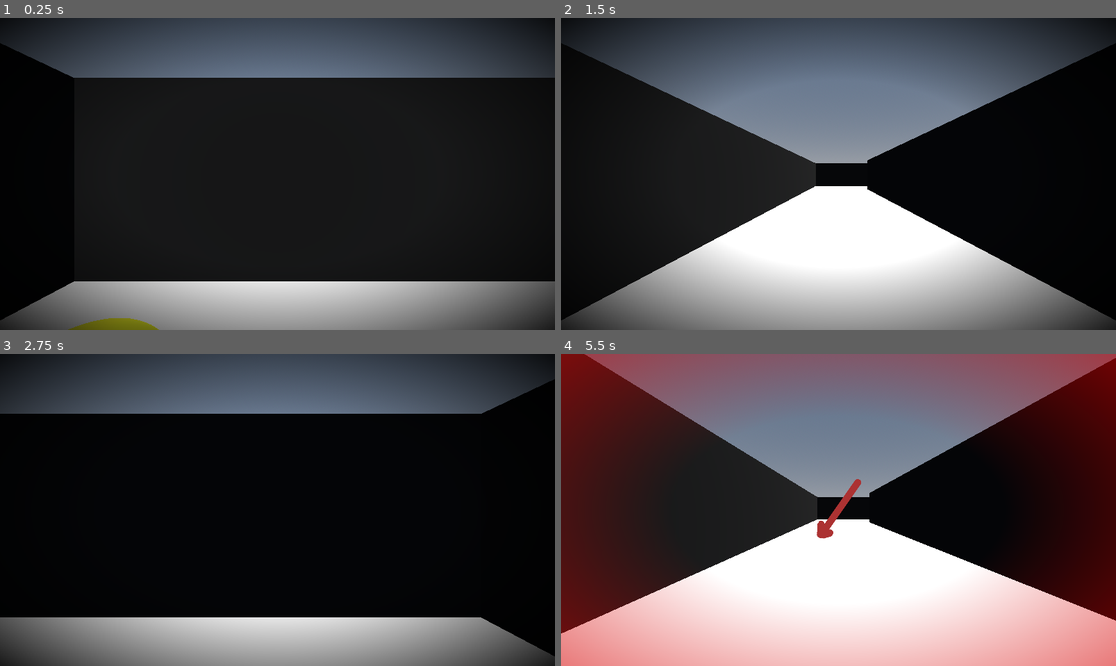
Above: before the commit, frames 1-4 (two rows, left to right).
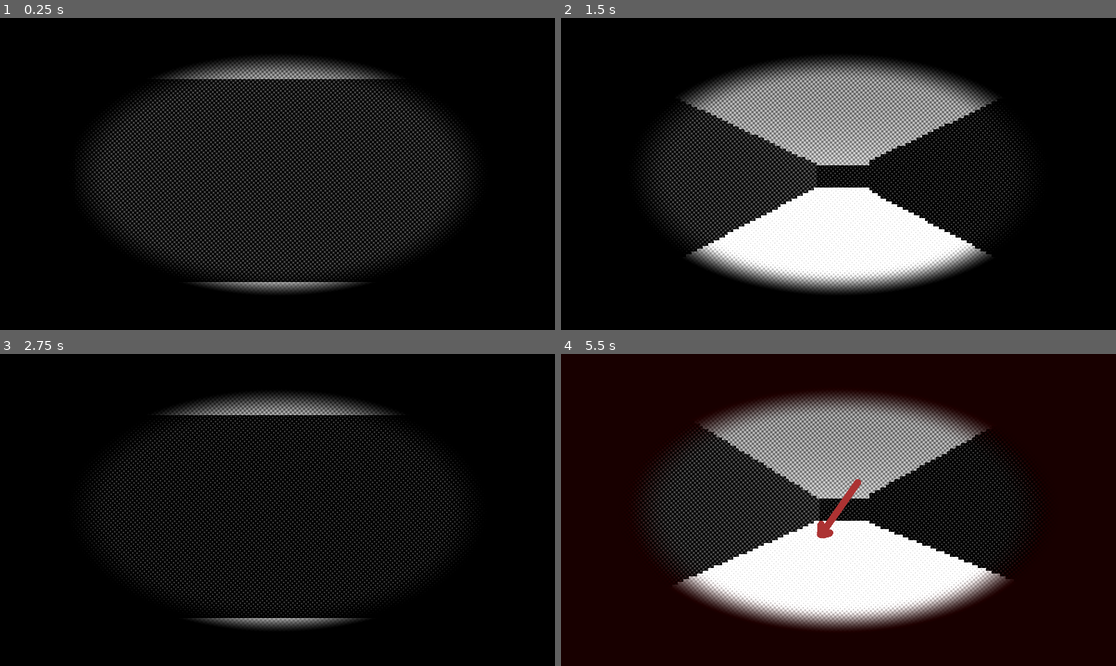
Above: after the commit, the same moments.

Repository: Bkasprzyk2077/CookieJam2024
Game: Godot game, scene res://scenes/levels/main.tscn
Same seed, same stepped clock (60 frames per second), same inputs: the game is played once before the commit and once after it. The engine's default icon, where the game draws it, is replaced by a stand-in: a white triangle on a blue panel in a dark square.
Inputs (mouse positions are in pixels of both pictures, inside the frame that each line leads up to):
- Up to frame 1 (0.25 s): no input
- Up to frame 2 (1.5 s): tap Enter at 0.5 s; move the mouse to (960, 158) at 0.52 s; hold D (turn_right) 0.53-1.28 s; hold E 0.53-1.28 s; click (960, 158) at 0.67 s; tap Space at 1.25 s; move the mouse to (727, 189) at 1.27 s; hold S (move_backward) from 1.28 s (still down); tap Q at 1.35 s
- Up to frame 3 (2.75 s): tap Enter at 2 s; move the mouse to (333, 441) at 2.02 s; release S (move_backward) at 2.03 s; hold D (turn_right) from 2.03 s (still down); hold Shift from 2.03 s (still down)
- Up to frame 4 (5.5 s): tap Space at 2.75, 4.25 s; move the mouse to (810, 572) at 2.77 s; release D (turn_right) at 2.78 s; release Shift at 2.78 s; hold W (move_forward) 2.78-3.53 s; tap E at 2.85 s; click (810, 572) at 2.92 s; tap Enter at 3.5 s; move the mouse to (1005, 556) at 3.52 s; hold Q 3.53-4.28 s; hold A (turn_left) 3.53-5.03 s; move the mouse to (672, 463) at 4.27 s; tap Shift at 4.35 s; move the mouse to (866, 510) at 5.02 s; hold S (move_backward) from 5.03 s (still down); hold E from 5.03 s (still down); click (866, 510) at 5.17 s

The runs differ from the first frame. In frame 1, 43% of the frame differs, in the area x 0-100%, y 0-100%; in frame 2, 52%; in frame 3, 42%; in frame 4, 70%.

Commit message:
vignette2

Diff:
--- a/cookiejam2024/scenes/gesture_manager/gesture_manager.gd
+++ b/cookiejam2024/scenes/gesture_manager/gesture_manager.gd
@@ -39,10 +39,12 @@
 			print("KONIEC CZASU")
 		elif pose == current_pose:
 			print("DOBRZE")
-			animation_player.play("good_pose")
+			get_tree().get_first_node_in_group("player_animation").play("good")
+			#animation_player.play("good_pose")
 		else:
 			print("ZLE")
-			animation_player.play("bad_pose")
+			#animation_player.play("bad_pose")
+			get_tree().get_first_node_in_group("player_animation").play("bad")
 			get_tree().get_first_node_in_group("player_camera").apply_shake()
 		still_has_time = true
 	arrow_rect.visible = false
--- a/cookiejam2024/scenes/gesture_manager/gesture_manager.tscn
+++ b/cookiejam2024/scenes/gesture_manager/gesture_manager.tscn
@@ -105,6 +105,7 @@
 texture = ExtResource("2_n4sqm")
 
 [node name="ColorRect" type="ColorRect" parent="Arrows"]
+visible = false
 material = SubResource("ShaderMaterial_m7xjj")
 anchors_preset = 15
 anchor_right = 1.0
--- a/cookiejam2024/scenes/player/Player.tscn
+++ b/cookiejam2024/scenes/player/Player.tscn
@@ -1,7 +1,78 @@
-[gd_scene load_steps=3 format=3 uid="uid://cy8iths304j2u"]
+[gd_scene load_steps=10 format=3 uid="uid://cy8iths304j2u"]
 
 [ext_resource type="Script" path="res://scenes/player/player.gd" id="1_4127a"]
 [ext_resource type="Script" path="res://scenes/player/camera_3d.gd" id="2_xslh3"]
+[ext_resource type="Shader" path="res://shaders/vignettePixel.gdshader" id="3_w2sow"]
+
+[sub_resource type="QuadMesh" id="QuadMesh_15bu2"]
+flip_faces = true
+size = Vector2(2, 2)
+
+[sub_resource type="ShaderMaterial" id="ShaderMaterial_ynih2"]
+render_priority = 0
+shader = ExtResource("3_w2sow")
+shader_parameter/luminance = Color(1, 1, 1, 1)
+shader_parameter/brightness = 0.26
+shader_parameter/contrast = 1.43
+shader_parameter/scale = 1.0
+shader_parameter/rotation = 0.08
+shader_parameter/resolution_downsampling = 4.0
+shader_parameter/vignette_color = Color(0, 0, 0, 1)
+shader_parameter/vignette_radius = 0.4
+
+[sub_resource type="Animation" id="Animation_uc2km"]
+resource_name = "good"
+length = 0.4
+tracks/0/type = "value"
+tracks/0/imported = false
+tracks/0/enabled = true
+tracks/0/path = NodePath("Camera3D/MeshInstance3D:surface_material_override/0:shader_parameter/vignette_color")
+tracks/0/interp = 1
+tracks/0/loop_wrap = true
+tracks/0/keys = {
+"times": PackedFloat32Array(0, 0.2, 0.4),
+"transitions": PackedFloat32Array(1, 1, 1),
+"update": 0,
+"values": [Color(0, 0, 0, 1), Color(0, 0.505882, 0, 1), Color(0, 0, 0, 1)]
+}
+
+[sub_resource type="Animation" id="Animation_waq64"]
+length = 0.001
+tracks/0/type = "value"
+tracks/0/imported = false
+tracks/0/enabled = true
+tracks/0/path = NodePath("Camera3D/MeshInstance3D:surface_material_override/0:shader_parameter/vignette_color")
+tracks/0/interp = 1
+tracks/0/loop_wrap = true
+tracks/0/keys = {
+"times": PackedFloat32Array(0),
+"transitions": PackedFloat32Array(1),
+"update": 0,
+"values": [Color(0, 0, 0, 1)]
+}
+
+[sub_resource type="Animation" id="Animation_pn8to"]
+resource_name = "bad"
+length = 0.4
+tracks/0/type = "value"
+tracks/0/imported = false
+tracks/0/enabled = true
+tracks/0/path = NodePath("Camera3D/MeshInstance3D:surface_material_override/0:shader_parameter/vignette_color")
+tracks/0/interp = 1
+tracks/0/loop_wrap = true
+tracks/0/keys = {
+"times": PackedFloat32Array(0, 0.2, 0.4),
+"transitions": PackedFloat32Array(1, 1, 1),
+"update": 0,
+"values": [Color(0, 0, 0, 1), Color(0.478431, 0, 0, 1), Color(0, 0, 0, 1)]
+}
+
+[sub_resource type="AnimationLibrary" id="AnimationLibrary_3monf"]
+_data = {
+"RESET": SubResource("Animation_waq64"),
+"bad": SubResource("Animation_pn8to"),
+"good": SubResource("Animation_uc2km")
+}
 
 [node name="Player" type="Node3D"]
 script = ExtResource("1_4127a")
@@ -10,8 +81,18 @@
 current = true
 script = ExtResource("2_xslh3")
 
+[node name="MeshInstance3D" type="MeshInstance3D" parent="Camera3D"]
+extra_cull_margin = 16384.0
+mesh = SubResource("QuadMesh_15bu2")
+surface_material_override/0 = SubResource("ShaderMaterial_ynih2")
+
 [node name="FrontRayCast3D" type="RayCast3D" parent="."]
 target_position = Vector3(0, 0, -5)
 
 [node name="BackRayCast3D" type="RayCast3D" parent="."]
 target_position = Vector3(0, 0, 5)
+
+[node name="AnimationPlayer" type="AnimationPlayer" parent="." groups=["player_animation"]]
+libraries = {
+"": SubResource("AnimationLibrary_3monf")
+}
--- /dev/null
+++ b/cookiejam2024/shaders/vignettePixel.gdshader
@@ -0,0 +1,47 @@
+shader_type spatial;
+render_mode unshaded, fog_disabled;
+
+uniform vec3 luminance: source_color = vec3(0.3086, 0.6094, 0.0820);
+uniform float brightness: hint_range(0.01, 20.0, .01) = 0.26;
+uniform float contrast: hint_range(1.0, 4.0, .01) = 3.0;
+uniform float scale: hint_range(0.1, 10.0, .01) = 1.0;
+uniform float rotation: hint_range(0.00, 6.28, .01) = 0.08;
+uniform float resolution_downsampling: hint_range(1.0, 8.0, 1.0) = 4.0;
+uniform sampler2D screen_texture: hint_screen_texture, filter_nearest, repeat_disable;
+
+uniform vec4 vignette_color : source_color = vec4(0.0, 0.0, 0.0, 1.0);  // Kolor vignette, domyślnie czarny
+uniform float vignette_radius: hint_range(0.0, 1.0, 0.01) = 0.45; // Promień efektu vignette
+
+mat2 rotate(float a) {
+    float sa = sin(a);
+    float ca = cos(a);
+    return mat2(vec2(ca, sa), vec2(-sa, ca));
+}
+
+void vertex() {
+    POSITION = vec4(VERTEX.xy, 1.0, 1.0);
+}
+
+float dot_matrix(vec2 uv) {
+    vec2 rot_uv = rotate(rotation) * uv * scale;
+    return sin(rot_uv.x) * sin(rot_uv.y);
+}
+
+void fragment() {
+    vec2 UV_new = SCREEN_UV - mod(SCREEN_UV, 1.0 / VIEWPORT_SIZE * resolution_downsampling);
+    vec2 resolution = VIEWPORT_SIZE;
+    vec3 color = texture(screen_texture, UV_new).rgb;
+
+    // Konwersja na szarość i zastosowanie kontrastu
+    float grey = dot(color, luminance) * contrast;
+    color = vec3(grey + dot_matrix(UV * resolution));
+
+    // Obliczenie efektu vignette z możliwością zmiany promienia
+    float vignette = 1.0 - smoothstep(vignette_radius, vignette_radius - 0.1, distance(UV, vec2(0.5))) * 1.0;
+
+    // Mieszanie z kolorem vignette
+    color = mix(color, vignette_color.rgb, vignette_color.a * vignette);
+
+    // Ostateczny kolor z jasnością
+    ALBEDO = vec3(color * brightness);
+}
